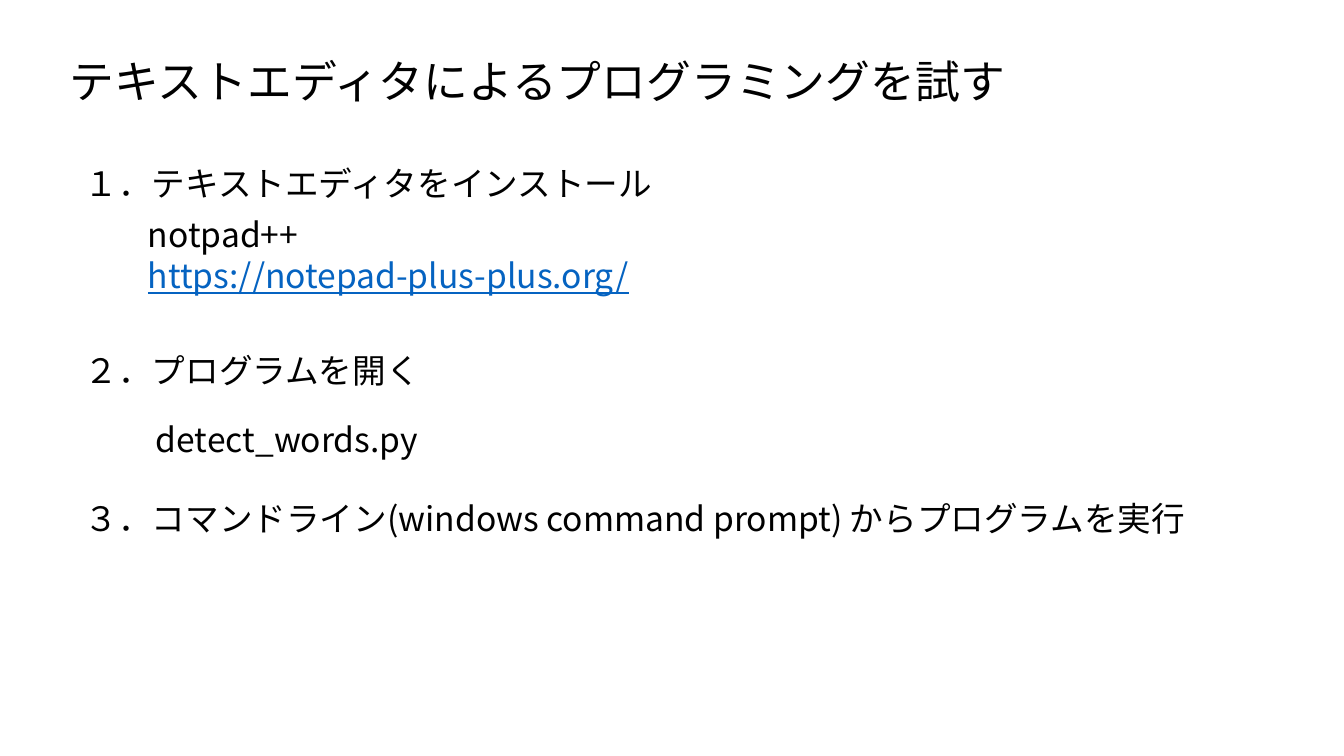
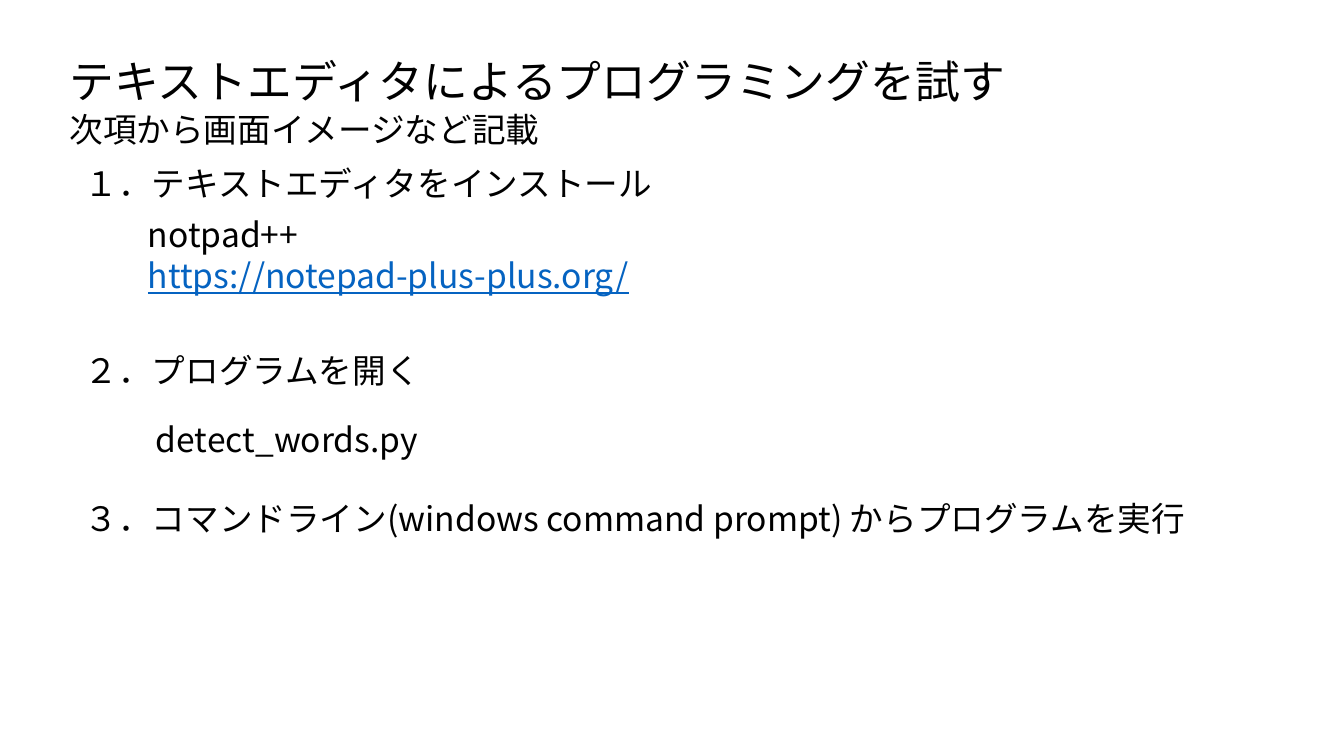
Before and after one commit to ueharaLab/bigdata2_system_and_python, a slide deck: slide 4 of bigdata2_system_and_python.pptx. Drawn at 1344x756 pixels with LibreOffice and Linux fonts; fonts in the diff are those of the drawing. Boxes give left, top, right and bottom in pixels: in the first picture for what was removed or moved away, otherwise in the second. Text is boxed around its words. In the diff, an @@ line names an element or a change of style, - is before the commit and + after.

Commit message:
410

```diff
--- a/bigdata2_system_and_python.pptx
+++ b/bigdata2_system_and_python.pptx
@@ text added at bbox=[70, 113, 540, 145], 24 pt, text #000000 @@
+次項から画面イメージなど記載
```
Also in this commit, not shown: 1 slide added.
